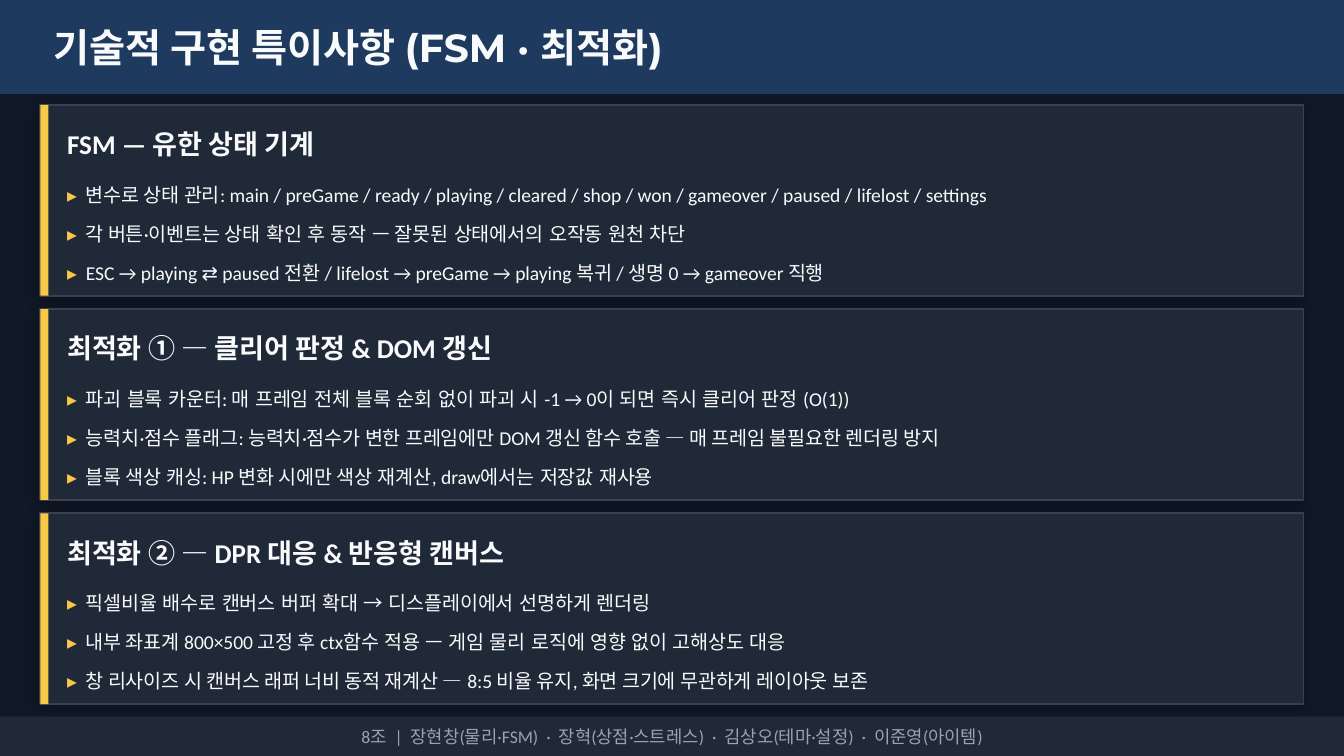
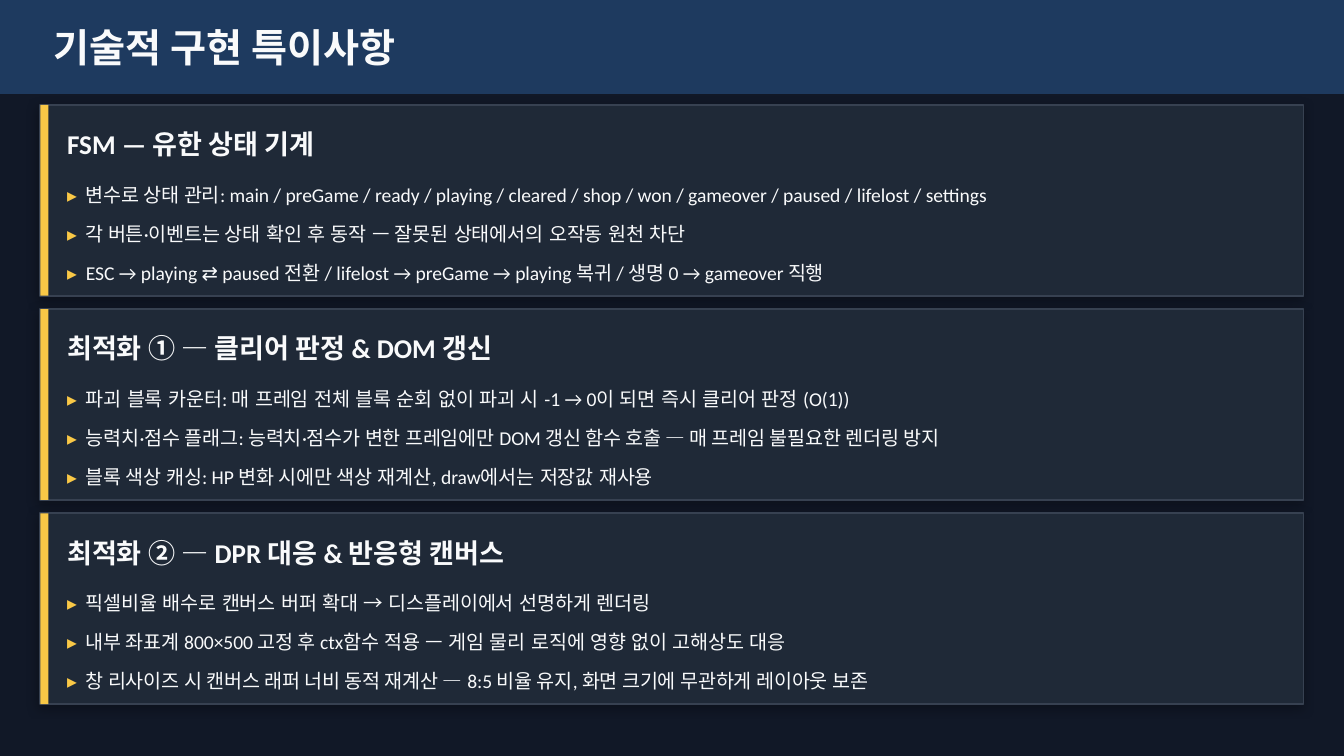
Before and after one commit to nyapy0811/blockbreak, a slide deck: slide 7 of 행복을_찾아서_발표자료.pptx. Drawn at 1344x756 pixels with LibreOffice and Linux fonts; fonts in the diff are those of the drawing. Boxes give left, top, right and bottom in pixels: in the first picture for what was removed or moved away, otherwise in the second. Text is boxed around its words. In the diff, an @@ line names an element or a change of style, - is before the commit and + after.

```diff
--- a/행복을_찾아서_발표자료.pptx
+++ b/행복을_찾아서_발표자료.pptx
@@ text at <box>54,29,396,66</box>: text changed @@
-기술적 구현 특이사항 (FSM · 최적화)
+기술적 구현 특이사항
@@ rectangle removed at <box>0,716,1344,756</box> @@
@@ text removed at <box>361,728,982,745</box> @@
-8조 | 장현창(물리·FSM) · 장혁(상점·스트레스) · 김상오(테마·설정) · 이준영(아이템)
```
Also in this commit, not shown: 1 other slide changed, 2 other files.
